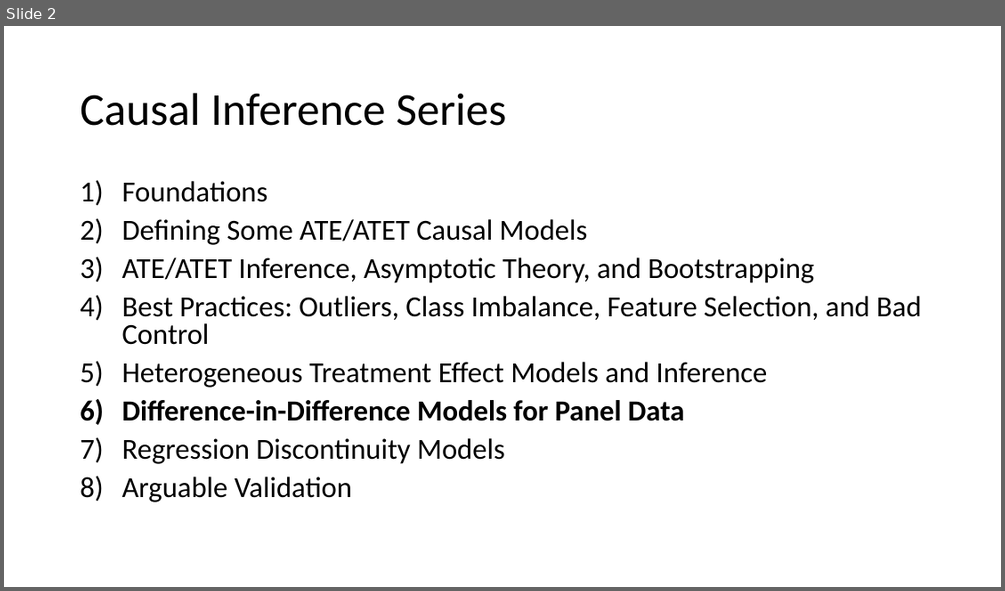
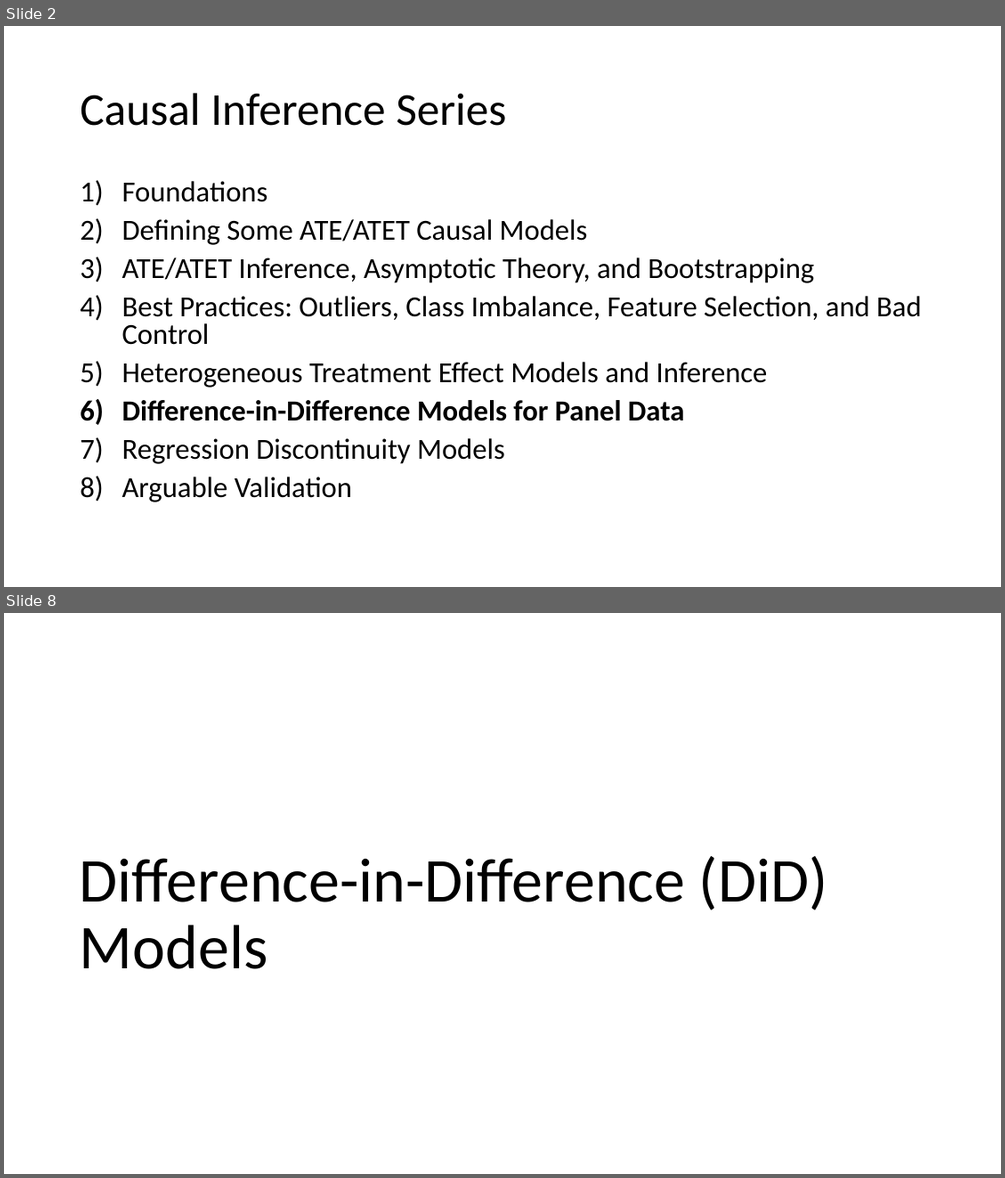
Before and after one commit to shoepaladin/causalinference_crashcourse, a slide deck: Powerpoints/6 DiffnDiff (WIP).pptx. Shown one above the other, each under a label of ours: slide 2 before the commit, slides 2 and 8 after it; the slides between them are not shown. The pictures are 1005x591 and 1005x1178 pixels, drawn with LibreOffice and Linux fonts; fonts in the diff are those of the drawing. Boxes give left, top, right and bottom in pixels: in the first picture for what was removed or moved away, otherwise in the second. Text is boxed around its words. In the diff, an @@ line names an element or a change of style, - is before the commit and + after.

```diff
--- a/Powerpoints/6 DiffnDiff (WIP).pptx
+++ b/Powerpoints/6 DiffnDiff (WIP).pptx
@@ slide 8 added at box(4, 613, 1001, 1174), background #FFFFFF @@
@@ title added at box(80, 856, 828, 969), 60 pt, text #000000 @@
+Difference-in-Difference (DiD) Models
```
Also in this commit, not shown: 2 slides changed, 22 other slides added, 3 other files.
